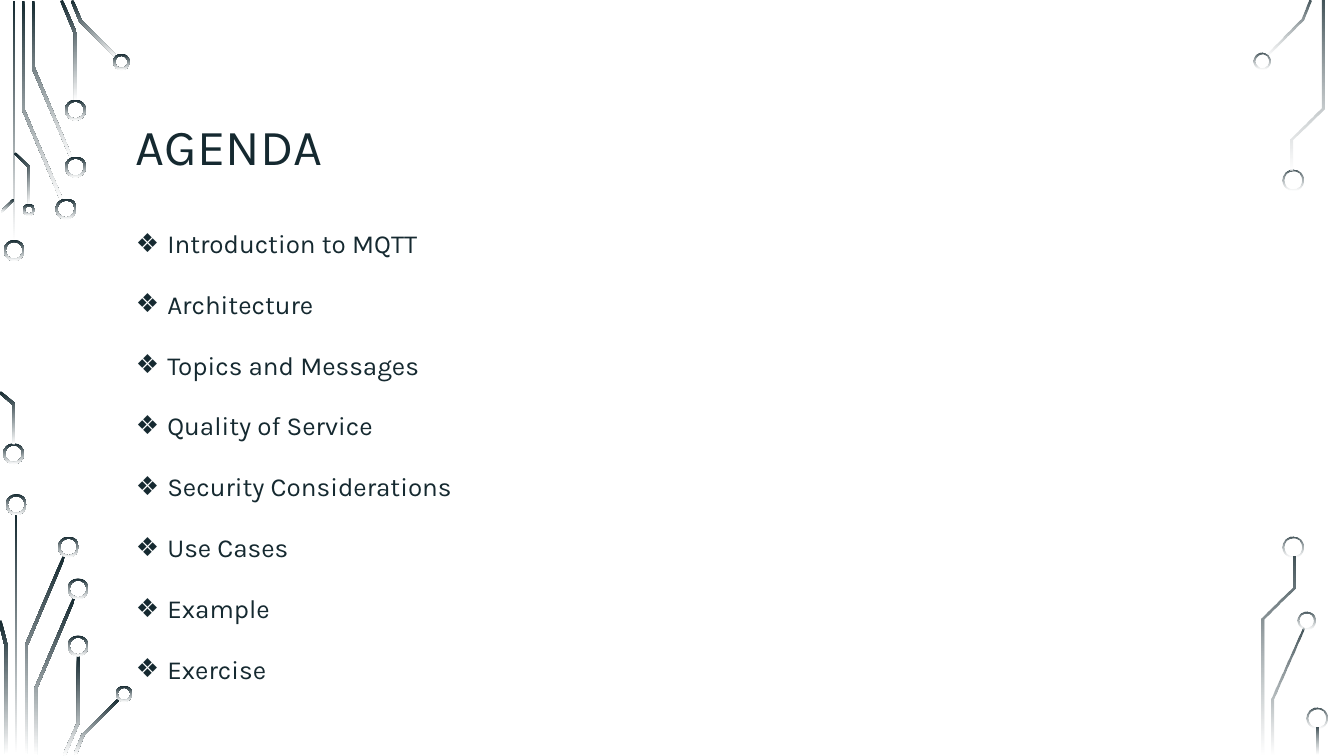
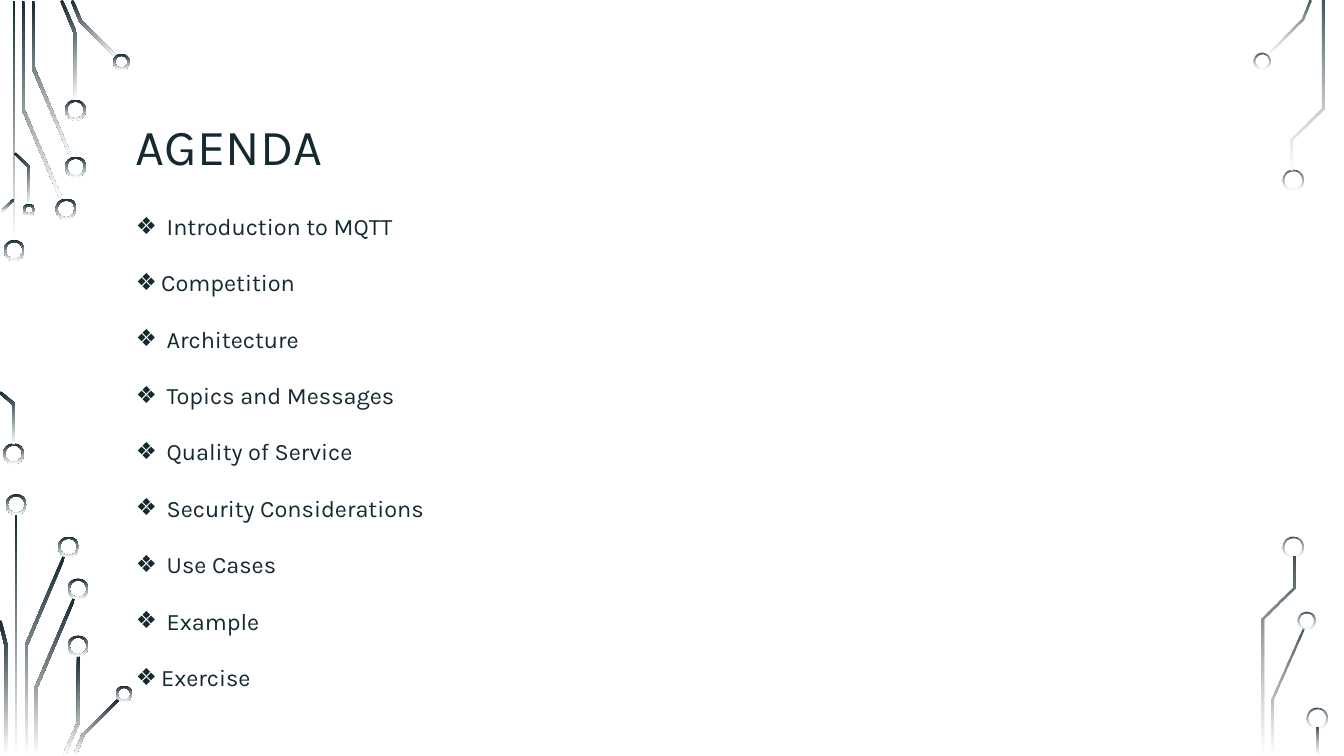
Before and after one commit to sebivenlo/ESD-2023-MQTT, a slide deck: slide 2 of Presentation/Jonas MQTT.pptx. Drawn at 1344x756 pixels with LibreOffice and Linux fonts; fonts in the diff are those of the drawing; background and template pictures are left out. Boxes give left, top, right and bottom in pixels: in the first picture for what was removed or moved away, otherwise in the second. Text is boxed around its words. In the diff, an @@ line names an element or a change of style, - is before the commit and + after.

Commit message:
added competition

```diff
--- a/Presentation/Jonas MQTT.pptx
+++ b/Presentation/Jonas MQTT.pptx
@@ text "Introduction to MQTT": place and size @@
-text "Introduction to MQTT" at <box>167,235,452,680</box>
+text "Introduction to MQTT" at <box>161,219,424,687</box>
@@ text at <box>161,219,424,687</box>: size 18.6 to 16.8 pt @@
@@ text at <box>161,275,295,297</box>: paragraph added @@
+❖ Competition
```
Also in this commit, not shown: 3 other slides changed, 1 slide added, 1 slide removed.
